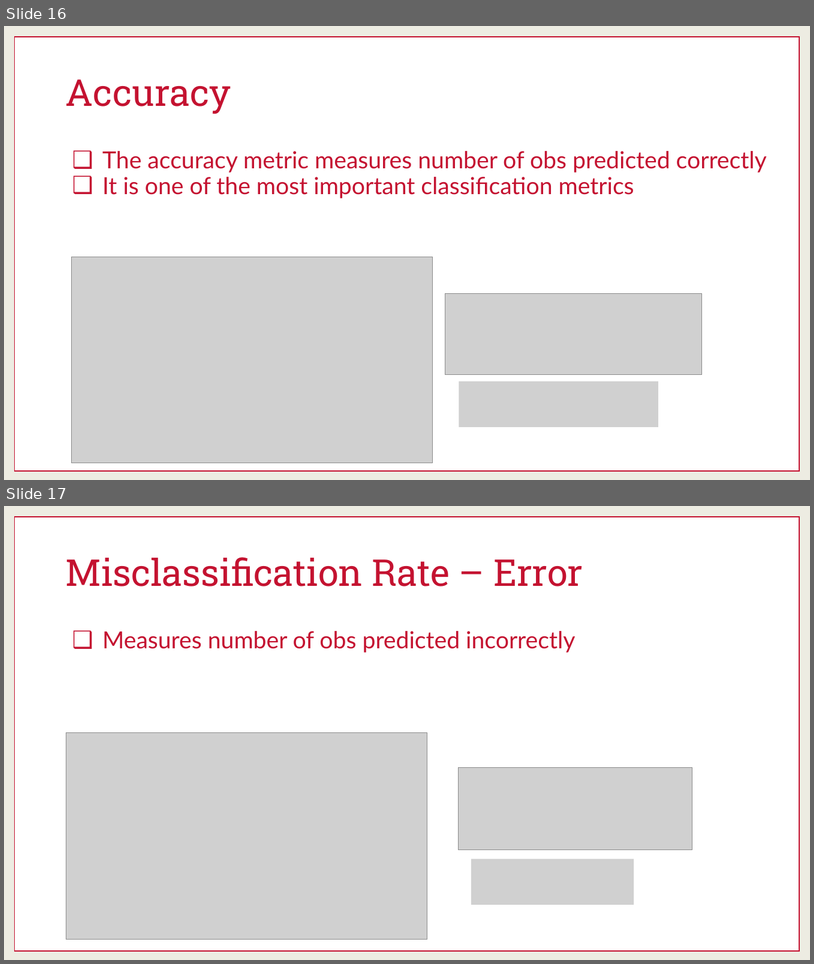
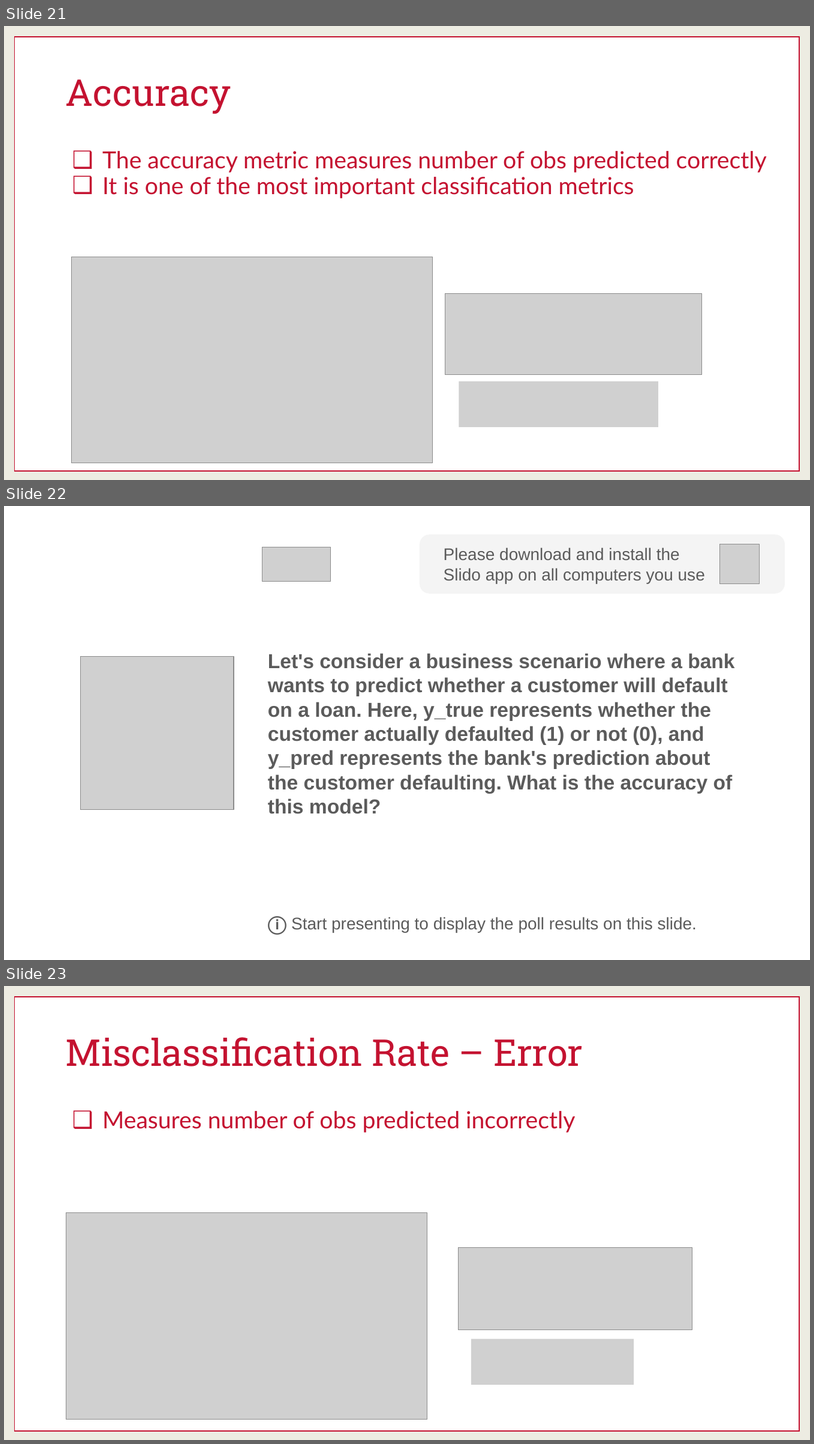
Before and after one commit to martinwg/ISA591, a slide deck: PPT/Module 4 - Model Performance for Classification.pptx. Shown one above the other, each under a label of ours: slides 16 and 17 before the commit, slides 21, 22 and 23 after it. The pictures are 814x964 and 814x1444 pixels, drawn with LibreOffice and Linux fonts; fonts in the diff are those of the drawing; grey boxes stand for pictures. Boxes give left, top, right and bottom in pixels: in the first picture for what was removed or moved away, otherwise in the second. Text is boxed around its words. In the diff, an @@ line names an element or a change of style, - is before the commit and + after.

```diff
--- a/PPT/Module 4 - Model Performance for Classification.pptx
+++ b/PPT/Module 4 - Model Performance for Classification.pptx
@@ slide 22 added at box(4, 506, 810, 960), background #FFFFFF @@
@@ rounded rectangle added at box(420, 534, 786, 593), fill #F4F4F4, 20 pt, text #5B5B5B @@
+Please download and install the Slido app on all computers you use
@@ picture added at box(263, 547, 330, 582) @@
@@ picture added at box(720, 544, 759, 583) @@
@@ picture added at box(81, 656, 234, 809) @@
@@ rectangle added at box(263, 676, 746, 790), outline #FFFFFF 2 pt, 24 pt, text #5B5B5B, bold @@
+Let's consider a business scenario where a bank wants to predict whether a customer will default on a loan. Here, y_true represents whether the customer actually defaulted (1) or not (0), and y_pred represents the bank's prediction about the customer defaulting. What is the accuracy of this model?
@@ text added at box(268, 916, 697, 934), 20 pt, text #5B5B5B @@
+ⓘ Start presenting to display the poll results on this slide.
@@ what was slide 16 is now slide 21 @@
@@ what was slide 17 is now slide 23 @@
```
Also in this commit, not shown: 1 slide changed, 6 other slides added.
